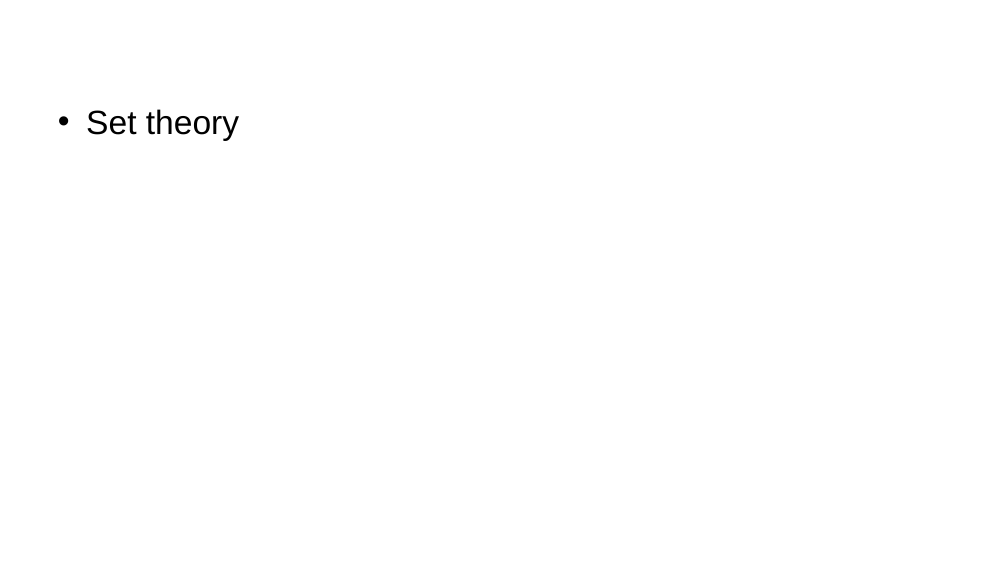
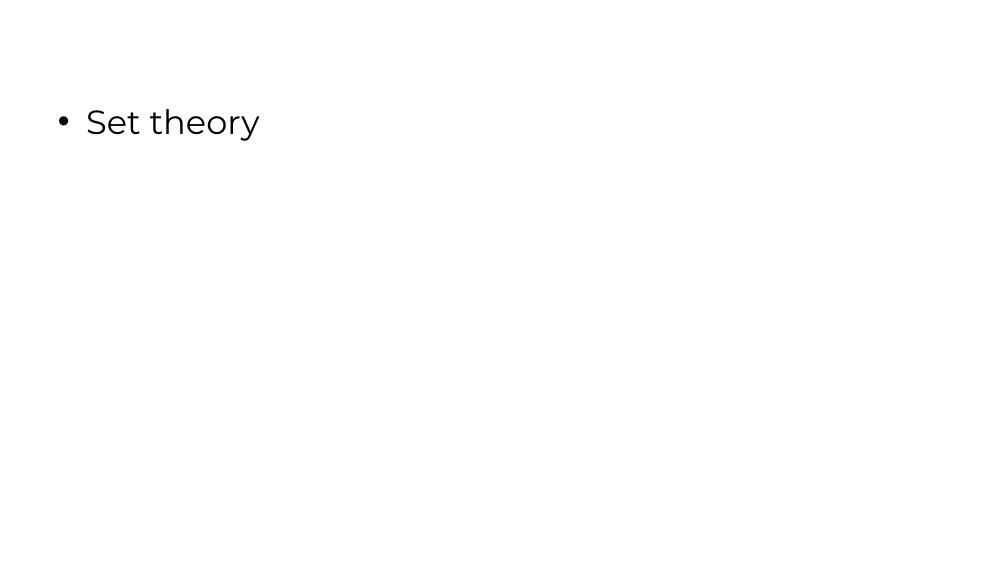
Before and after one commit to kailash1198/bca-math-sem1, a slide deck: slide 1 of chapter-1-sets-theory/sets.pptx. Drawn at 1008x567 pixels with LibreOffice and Linux fonts; fonts in the diff are those of the drawing; background and template pictures are left out. Boxes give left, top, right and bottom in pixels: in the first picture for what was removed or moved away, otherwise in the second. Text is boxed around its words. In the diff, an @@ line names an element or a change of style, - is before the commit and + after.

```diff
--- a/chapter-1-sets-theory/sets.pptx
+++ b/chapter-1-sets-theory/sets.pptx
@@ text "Set theory" at [86,109,260,141]: font Arial to Montserrat @@
```
Also in this commit, not shown: 1 other slide changed.
